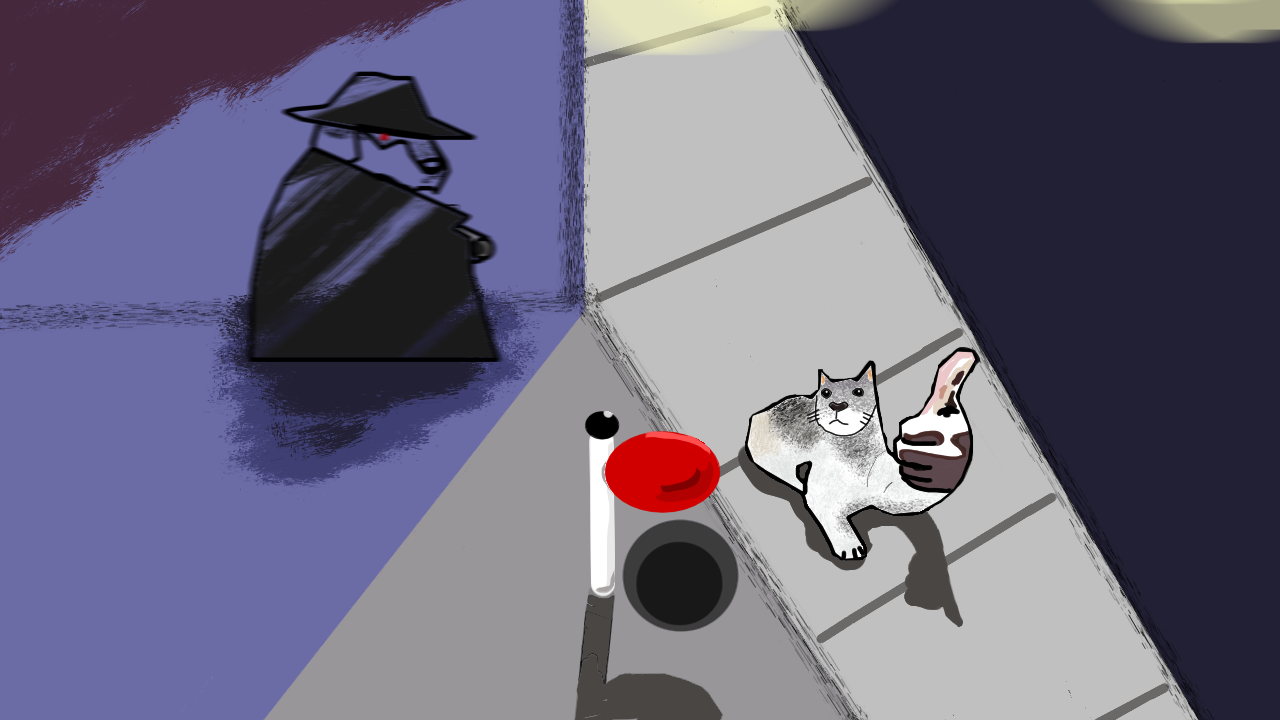
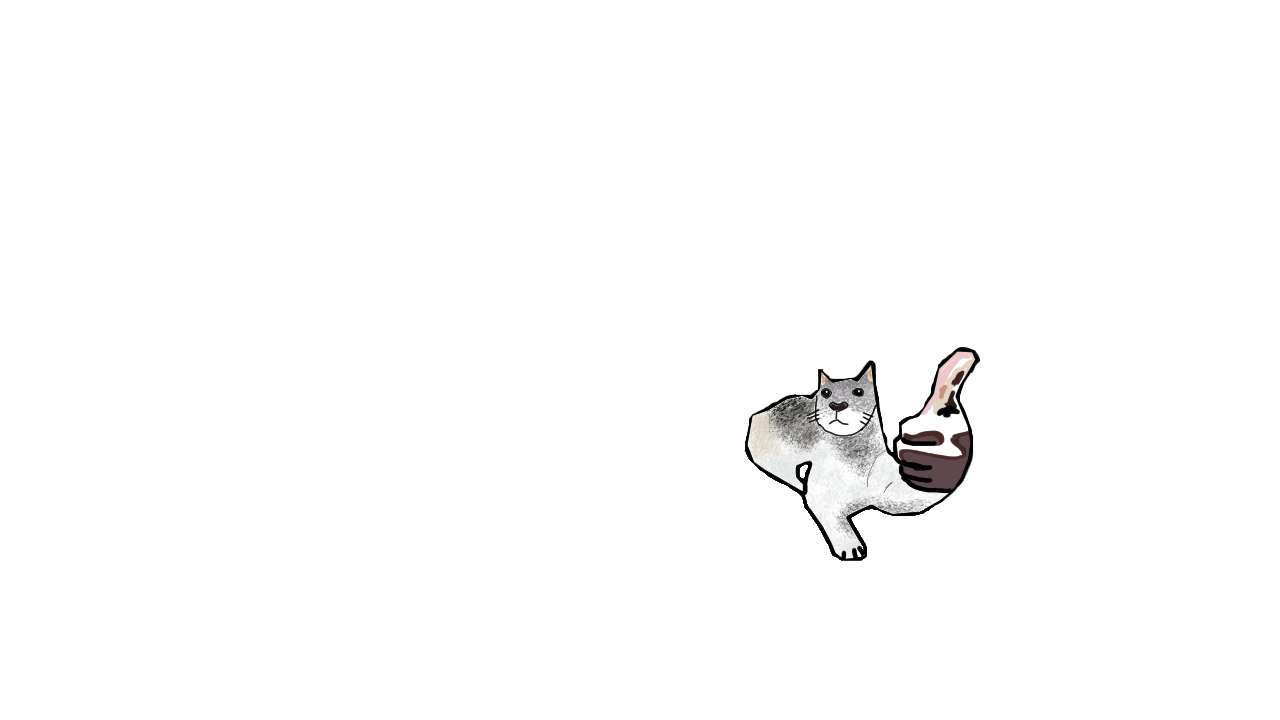
Before/after of a 1280 x 720 layered artwork. What changed in the layer stack:
hid "Pintar camada 4", painted on it over [576, 384, 768, 640]
hid "lineart do cenario(corrigir)", painted on it over [0, 0, 1280, 720]
hid "Cachorro", painted on it over [128, 0, 1024, 512]
hid "sombreamento", painted on it over [0, 0, 1024, 720]
hid "Pintar camada 2", painted on it over [448, 0, 1280, 128]
hid "Pintar camada 3" over [576, 512, 768, 640]
hid "chão", painted on it over [704, 0, 1280, 720]
hid "calçada", painted on it over [192, 0, 1280, 720]
hid "Plano de fundo", painted on it over [0, 0, 1280, 720]
